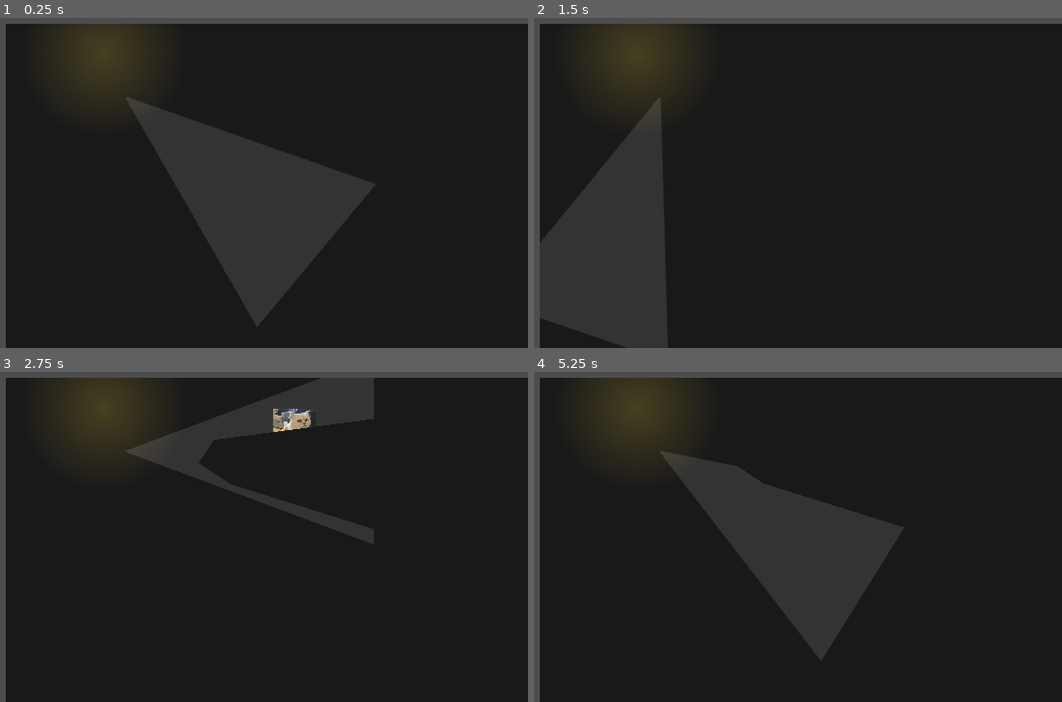
Above: before the commit, frames 1-4 (two rows, left to right).
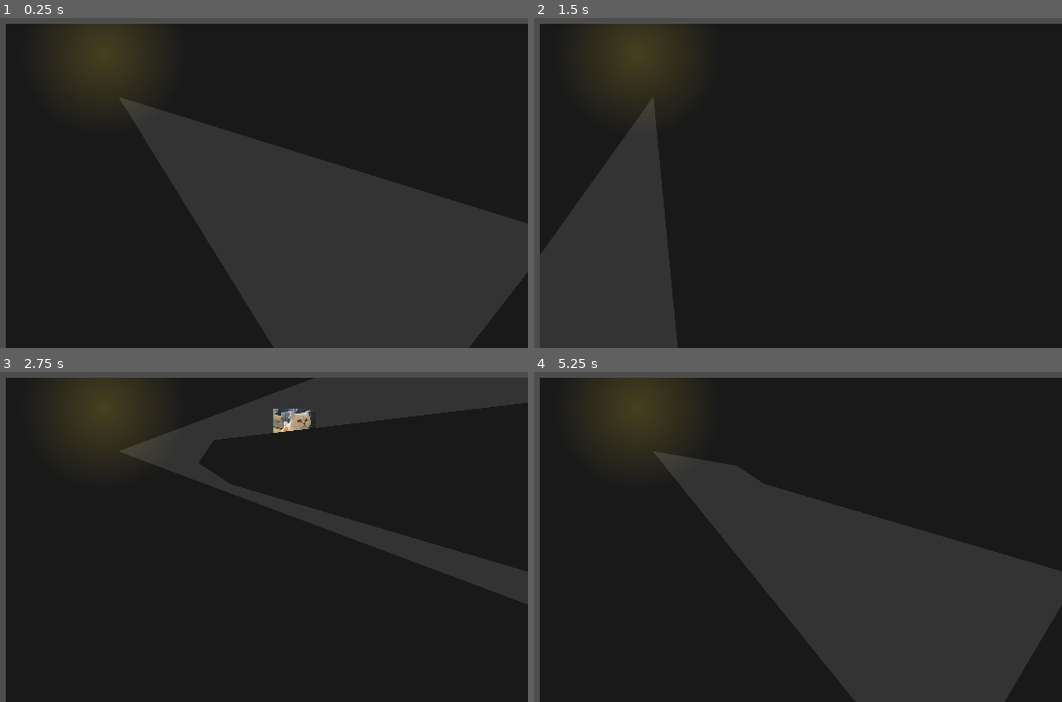
Above: after the commit, the same moments.

Repository: Parker-Vetter/SubwayUnderSea
Game: Godot game, scene res://Scenes/lightTest.tscn
Two runs of this game, one before a commit and one after it. Both use one fixed random seed, a clock stepped at 60 frames per second and the inputs below. This scene is started directly instead of the project's main scene.
Inputs (mouse positions are in pixels of both pictures, inside the frame that each line leads up to):
- Up to frame 1 (0.25 s): no input
- Up to frame 2 (1.5 s): tap Enter at 0.5 s; move the mouse to (887, 156) at 0.52 s; hold D (right) 0.53-1.28 s; tap R (restart) at 1.25 s; move the mouse to (629, 189) at 1.27 s; hold S (down) from 1.28 s (still down)
- Up to frame 3 (2.75 s): tap R (restart) at 2 s; move the mouse to (279, 451) at 2.02 s; release S (down) at 2.03 s; hold D (right) from 2.03 s (still down)
- Up to frame 4 (5.25 s): tap R (restart) at 2.75, 3.5, 4.25 s; move the mouse to (718, 596) at 2.77 s; release D (right) at 2.78 s; hold W (up) 2.78-3.53 s; move the mouse to (940, 579) at 3.52 s; hold A (left) 3.53-5.03 s; move the mouse to (565, 474) at 4.27 s; move the mouse to (782, 527) at 5.02 s; hold S (down) from 5.03 s (still down)

The runs differ from the first frame. In frame 1, 18% of the frame differs, in the area x 22-100%, y 24-100%; in frame 2, 1.5%; in frame 3, 6.1%; in frame 4, 17%.

Commit message:
Changed cone png

Diff:
--- a/subwaysea/Scenes/lightTest.tscn
+++ b/subwaysea/Scenes/lightTest.tscn
@@ -28,19 +28,20 @@
 
 [node name="PlayerLight" type="PointLight2D" parent="."]
 texture_filter = 3
-position = Vector2(124, 76)
+position = Vector2(117, 76)
+scale = Vector2(0.433594, 0.433594)
 color = Color(1, 1, 1, 0)
 range_item_cull_mask = 2
 shadow_enabled = true
 texture = ExtResource("1_ylxng")
-offset = Vector2(128, 0)
+offset = Vector2(512, 0)
 script = ExtResource("2_sfwjp")
 
 [node name="PlayerLight" type="PointLight2D" parent="PlayerLight"]
 texture_filter = 3
 shadow_enabled = true
 texture = ExtResource("1_ylxng")
-offset = Vector2(128, 0)
+offset = Vector2(512, 0)
 script = ExtResource("2_sfwjp")
 
 [node name="PointLight2D" type="PointLight2D" parent="."]
@@ -69,5 +70,3 @@
 position = Vector2(298, 59)
 scale = Vector2(0.110294, 0.110294)
 texture = ExtResource("4_d8p54")
-
-[node name="CanvasModulate" type="CanvasModulate" parent="."]
Binary file changed: subwaysea/Icons/CONE.png
Not shown, changed: subwaysea/Icons/CONE.png.import
Not shown: 1 places in subwaysea/Scenes/lightTest.tscn that only renumber resources
